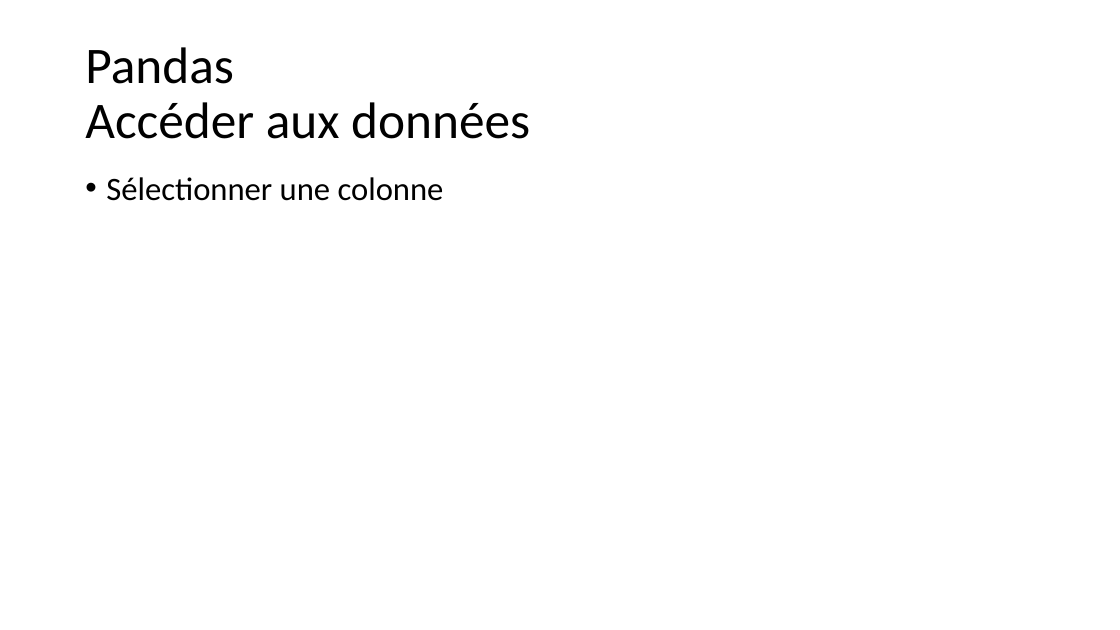
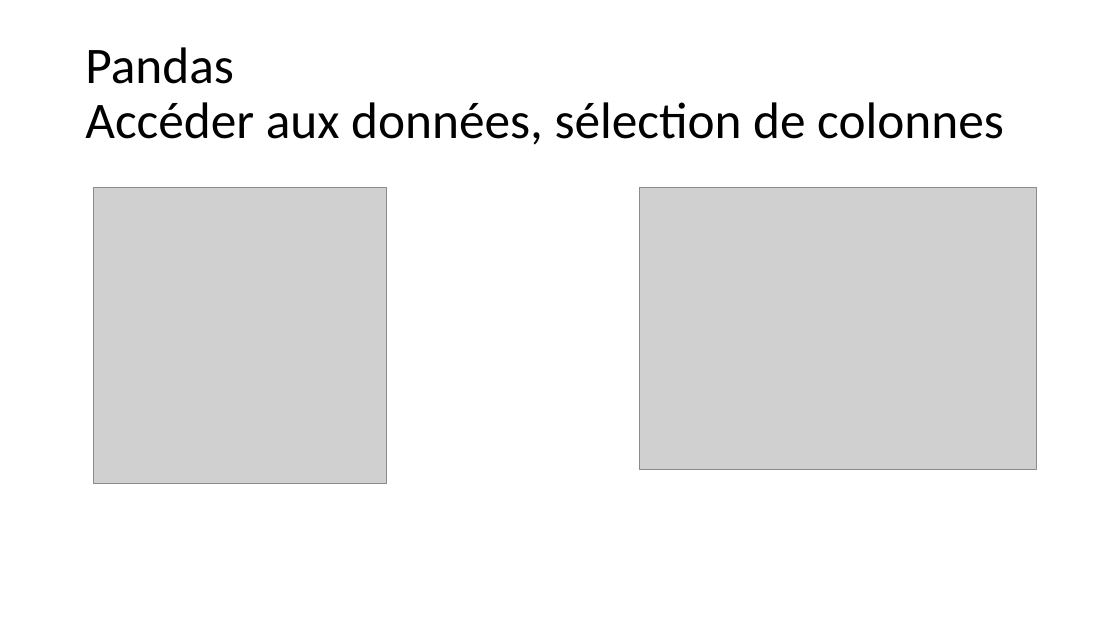
Before and after one commit to aubinthomas/Course, a slide deck: slide 58 of python_debutant/Formation Python débutant.pptx. Drawn at 1120x630 pixels with LibreOffice and Linux fonts; fonts in the diff are those of the drawing; grey boxes stand for pictures. Boxes give left, top, right and bottom in pixels: in the first picture for what was removed or moved away, otherwise in the second. Text is boxed around its words. In the diff, an @@ line names an element or a change of style, - is before the commit and + after.

```diff
--- a/python_debutant/Formation Python débutant.pptx
+++ b/python_debutant/Formation Python débutant.pptx
@@ title at (85,47,1004,145): text changed @@
-Pandas
-Accéder aux données
+Pandas
+Accéder aux données, sélection de colonnes
@@ text removed at (106,177,444,201) @@
-• Sélectionner une colonne
@@ picture added at (94,187,387,483) @@
@@ picture added at (639,187,1037,470) @@
```
Also in this commit, not shown: 4 other slides changed, 12 slides added, 2 other files.
